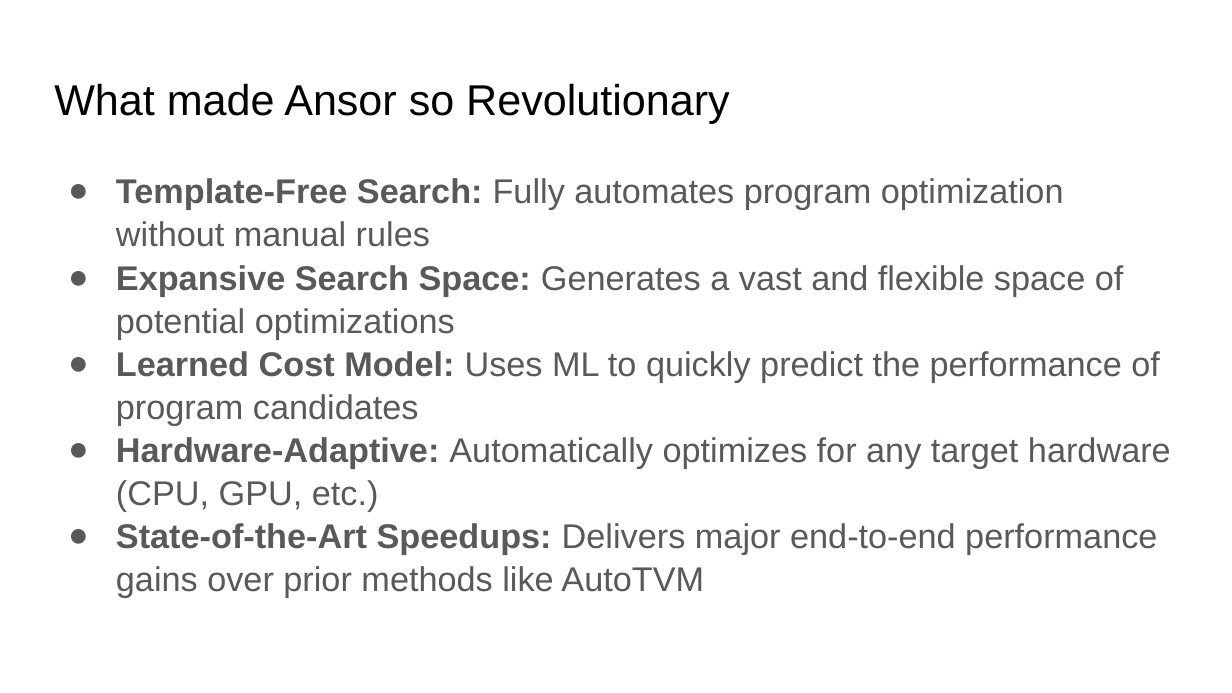
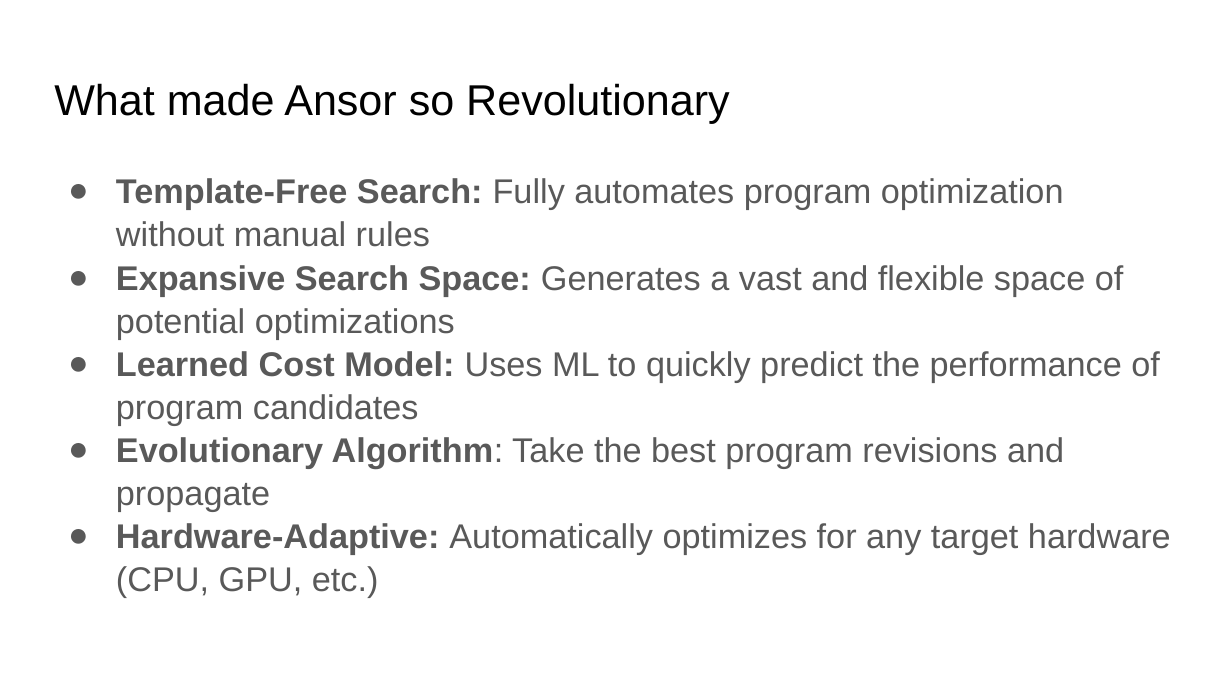
Before and after one commit to TheJoshBrod/CSE598-CompilerForAI-PaperStudies, a slide deck: slide 35 of Notes/Ansor/Ansor_ Generating High-Performance Tensor Programs for Deep Learning.pptx. Drawn at 1232x693 pixels with LibreOffice and Linux fonts; fonts in the diff are those of the drawing. Boxes give left, top, right and bottom in pixels: in the first picture for what was removed or moved away, otherwise in the second. Text is boxed around its words. In the diff, an @@ line names an element or a change of style, - is before the commit and + after.

Commit message:
Ansor: Presentation Final Ver

```diff
--- a/Notes/Ansor/Ansor_ Generating High-Performance Tensor Programs for Deep Learning.pptx
+++ b/Notes/Ansor/Ansor_ Generating High-Performance Tensor Programs for Deep Learning.pptx
@@ text at box(116, 437, 1064, 512): paragraph added @@
+● Evolutionary Algorithm: Take the best program revisions and propagate
@@ text at box(116, 523, 1157, 598): paragraph removed @@
-● State-of-the-Art Speedups: Delivers major end-to-end performance gains over prior methods like AutoTVM
```
Also in this commit, not shown: 1 other slide changed, 1 slide added.
